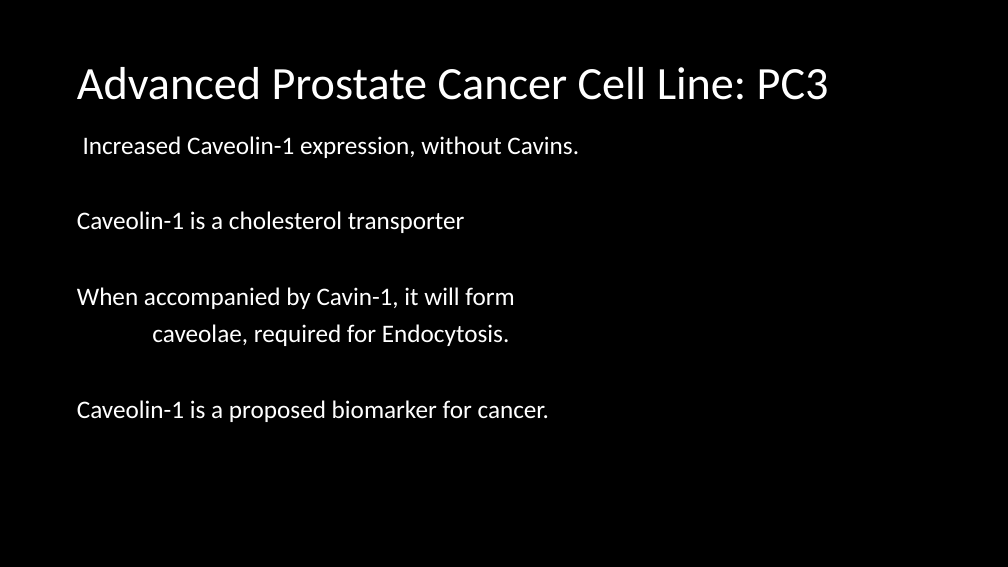
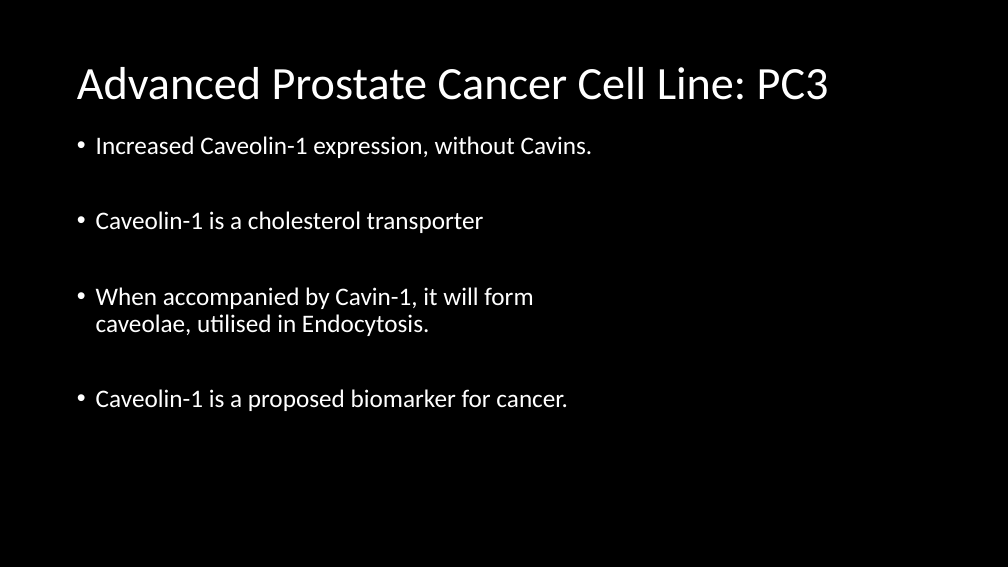
Before and after one commit to HarleyRobinson/Honours2, a slide deck: slide 5 of BackgroundInfo/Selective export of microRNA via extracellular vesicles.pptx. Drawn at 1008x567 pixels with LibreOffice and Linux fonts; fonts in the diff are those of the drawing. Boxes give left, top, right and bottom in pixels: in the first picture for what was removed or moved away, otherwise in the second. Text is boxed around its words. In the diff, an @@ line names an element or a change of style, - is before the commit and + after.

```diff
--- a/BackgroundInfo/Selective export of microRNA via extracellular vesicles.pptx
+++ b/BackgroundInfo/Selective export of microRNA via extracellular vesicles.pptx
@@ text at box(96, 136, 593, 411): bullet none to • @@
@@ text at box(96, 287, 533, 336): text changed @@
-When accompanied by Cavin-1, it will form
-caveolae, required for Endocytosis.
+• When accompanied by Cavin-1, it will form caveolae, utilised in Endocytosis.
```
Also in this commit, not shown: 9 other slides changed, 5 other files.
